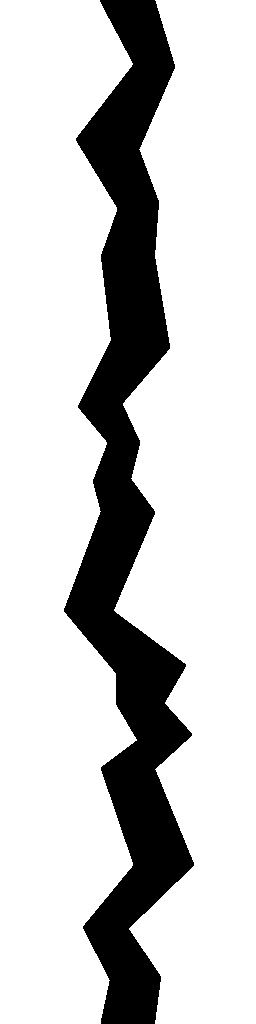
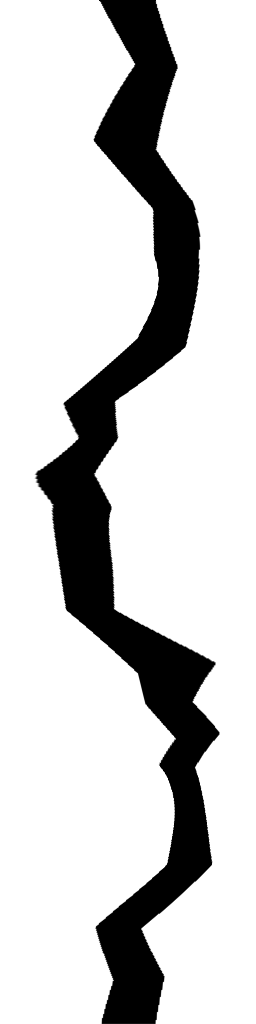
Two versions of the same layered image (w=256, h=1024). Layer-by-layer changes:
painted on "Layer #1" over [34, 0, 220, 1024]
